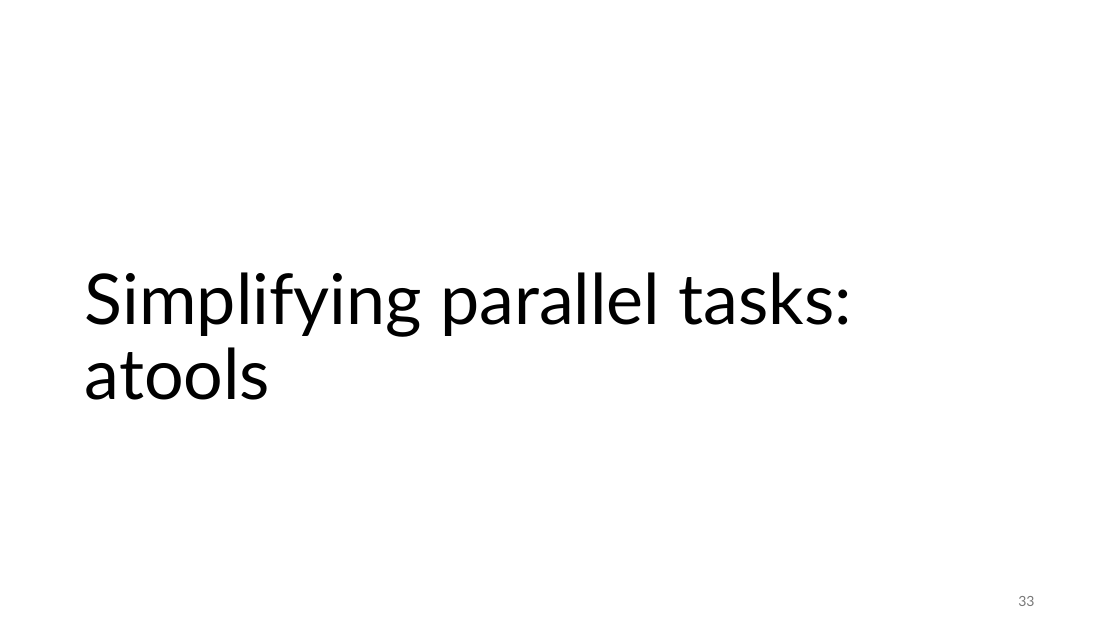
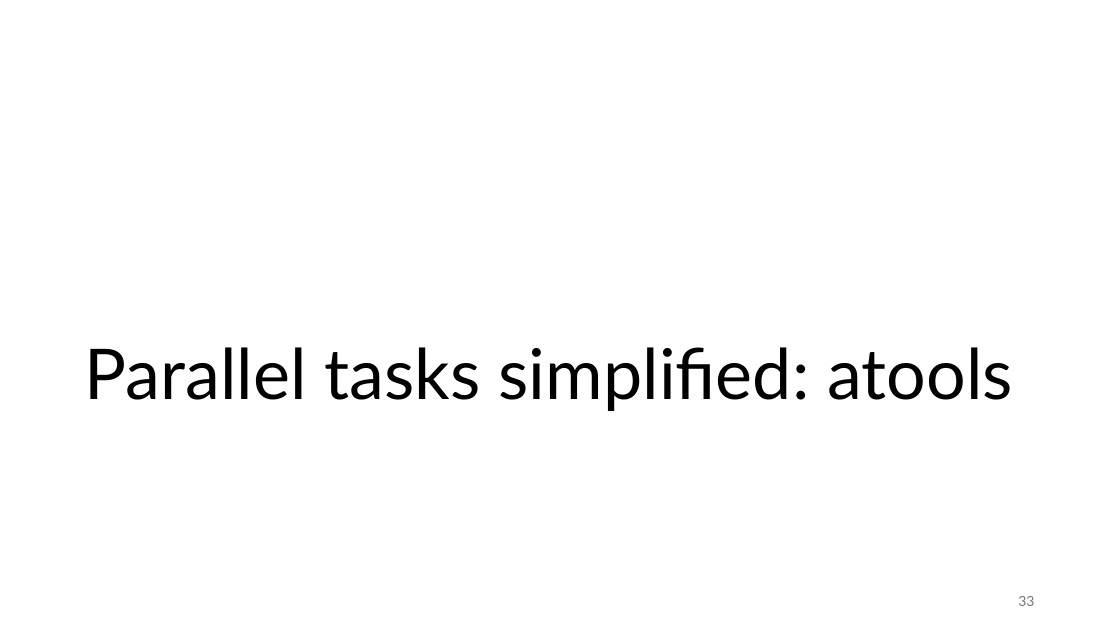
Before and after one commit to gjbex/Workflows-for-HPC, a slide deck: slide 33 of workflow_for_HPC.pptx. Drawn at 1120x630 pixels with LibreOffice and Linux fonts; fonts in the diff are those of the drawing. Boxes give left, top, right and bottom in pixels: in the first picture for what was removed or moved away, otherwise in the second. Text is boxed around its words. In the diff, an @@ line names an element or a change of style, - is before the commit and + after.

Commit message:
Imrpove section heading

```diff
--- a/workflow_for_HPC.pptx
+++ b/workflow_for_HPC.pptx
@@ title at [85,347,1013,411]: text changed @@
-Simplifying parallel tasks: atools
+Parallel tasks simplified: atools
```
